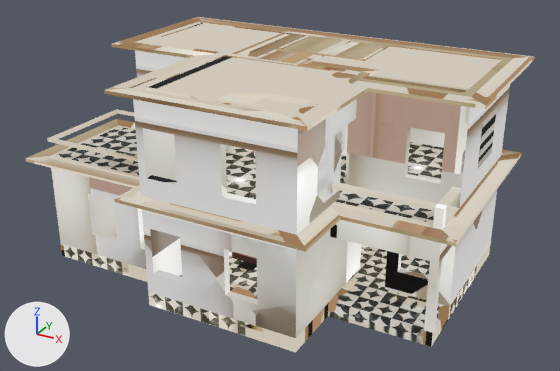
What one commit did to the glTF model models/arch_lij.glb.
Both versions are drawn from a 50 mm camera at (10.79, -18.85, 12.17) aimed at (0.43, -0.01, 2.75). Every picture has the same lights, and +X, +Y and +Z are marked at lower left. Vertices at the same position are counted once.

Objects in the first picture: 'floor_1ST_baked', 'floor_GND_baked', 'roof_baked', 'walls_1ST_baked', 'walls_GND_baked'.
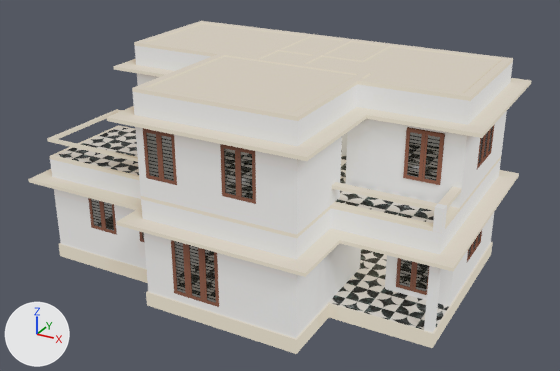
Changed parts and their boxes (x1, y1, x2, y2) in the pictures (560 x 371 px; the box of a moved part takes in the faces that stretch with it):
'roof_baked', reshaped (9% taller): before (25, 17, 535, 252); after (28, 21, 531, 277)
'walls_GND_baked', reshaped: before (51, 168, 497, 338); after (50, 159, 501, 338)
'floor_GND_baked', reshaped: before (61, 243, 491, 353); after (59, 242, 493, 354)
'windows.021_baked', added: after (91, 126, 493, 303)
'windows.039_baked', added: after (88, 124, 495, 307)
part 1 of me_plane_004, added: after (59, 242, 493, 354)
part 2 of me_plane_004, surface changed: before (61, 243, 491, 353); after (328, 249, 449, 330)
part 3 of me_plane_005, moved or reshaped: before (25, 119, 522, 252); after (28, 169, 519, 277)
part 4 of me_plane_005, added: after (107, 59, 531, 161)
part 5 of me_plane_005, moved or reshaped: before (104, 17, 535, 131); after (133, 43, 513, 121)
part 6 of me_plane_005, surface changed (beige to white): (133, 21, 513, 117) in both
part 7 of me_plane_008, added: after (462, 64, 511, 204)
part 8 of me_plane_008, surface changed: (297, 92, 470, 234) in both
part 9 of me_plane_009, built on: before (149, 211, 288, 336); after (54, 161, 499, 338)
part 10 of me_plane_009, surface changed (grey to white): before (51, 168, 456, 333); after (50, 159, 453, 333)

Edits to the bpy script that builds the scene:
```text
Add mat_windows_039_baked:
    mat_windows_039_baked = bpy.data.materials.new('windows.039_baked')
    # colours: black #000000
    # uses the picture img_windows_039_bake
Add mat_windows_021_baked:
    mat_windows_021_baked = bpy.data.materials.new('windows.021_baked')
    # colours: black #000000
    # uses the picture img_windows_021_bake
Change me_plane_004:
    remove me_plane_004.from_pydata(...)  # 266 vertices, 314 faces; spans x -6.04..6.04, y -3.86..3.86, z -0.22..0.22
    add me_plane_004.from_pydata(...)  # 306 vertices, 434 faces; spans x -6.09..6.09, y -3.91..3.91, z -0.22..0.22
    me_plane_004 part 1: 40 vertices added at x -6.09..6.09, y -3.91..3.91, z -0.22..0.22
    me_plane_004 part 2: 314 kept faces spanning x -6.04..6.04, y -3.86..3.86, z -0.22..0.22 get new texture (UV) coordinates
Change me_plane_005:
    remove me_plane_005.from_pydata(...)  # 263 vertices, 396 faces; spans x -7.12..5.96, y -4.36..4.36, z -3.07..0.05
    add me_plane_005.from_pydata(...)  # 301 vertices, 450 faces; spans x -7.12..5.96, y -4.36..4.36, z -3.76..0.05
    me_plane_005 part 3: the loose piece of 44 vertices spanning x -7.12..5.96, y -4.36..4.36, z -3.07..-2.97 is moved by (0.0, 0.0, -0.69)
    me_plane_005 part 4: a new loose piece of 44 vertices spanning x -5.96..5.96, y -4.36..4.36, z -0.77..-0.67, in mat_roof_baked
    me_plane_005 part 5: 22 vertices removed from x -5.96..5.96, y -4.36..4.36, z -0.05..0.05; 16 vertices added at x -5.46..5.46, y -3.86..3.86, z -0.05
    me_plane_005 part 6: 264 kept faces spanning x -5.46..5.46, y -3.86..3.86, z -0.05..0.05 get new texture (UV) coordinates
Change me_plane_008:
    remove me_plane_008.from_pydata(...)  # 714 vertices, 1338 faces; spans x -5.46..5.46, y -3.86..3.86, z -1.51..1.51
    add me_plane_008.from_pydata(...)  # 744 vertices, 1396 faces; spans x -5.46..5.46, y -3.86..3.86, z -1.51..1.51
    me_plane_008 part 7: 20 vertices added at x 5.22..5.46, y 0.95..2.45, z -1.41..1.51
    me_plane_008 part 8: 1003 kept faces spanning x -5.46..5.46, y -3.86..3.86, z -1.51..1.51 get new texture (UV) coordinates
Change me_plane_009:
    remove me_plane_009.from_pydata(...)  # 727 vertices, 1362 faces; spans x -6.04..6.04, y -3.86..3.86, z -1.46..1.46
    add me_plane_009.from_pydata(...)  # 967 vertices, 1840 faces; spans x -6.04..6.04, y -3.86..3.86, z -1.46..1.46
    me_plane_009 part 9: 6 vertices moved from x -0.52..1.87, y -3.86..-3.62, z -1.46..1.46 to x -0.84..1.34, y -3.86..-3.62, z -1.46..1.46; 18 vertices removed from x -0.52..1.87, y -3.86..-3.62, z -1.46..1.46; 258 vertices added at x -6.04..6.04, y -3.86..3.86, z -1.46..1.46
    me_plane_009 part 10: 780 kept faces spanning x -6.04..6.04, y -3.86..3.86, z -1.46..1.46 get new texture (UV) coordinates
Add ob_windows_039_baked:
    ob_windows_039_baked = bpy.data.objects.new('windows.039_baked', me_plane_016)  # 7344 vertices, 12068 faces; spans x -5.93..4.99, y -5.04..2.68, z -2.42..2.35
    ob_windows_039_baked.location = (1.05, 1.18, 3.08)
Add ob_windows_021_baked:
    ob_windows_021_baked = bpy.data.objects.new('windows.021_baked', me_plane_014)  # 444 vertices, 264 faces; spans x -5.92..4.98, y -5.03..2.67, z -2.32..2.26
    ob_windows_021_baked.location = (1.05, 1.18, 3.08)
```
